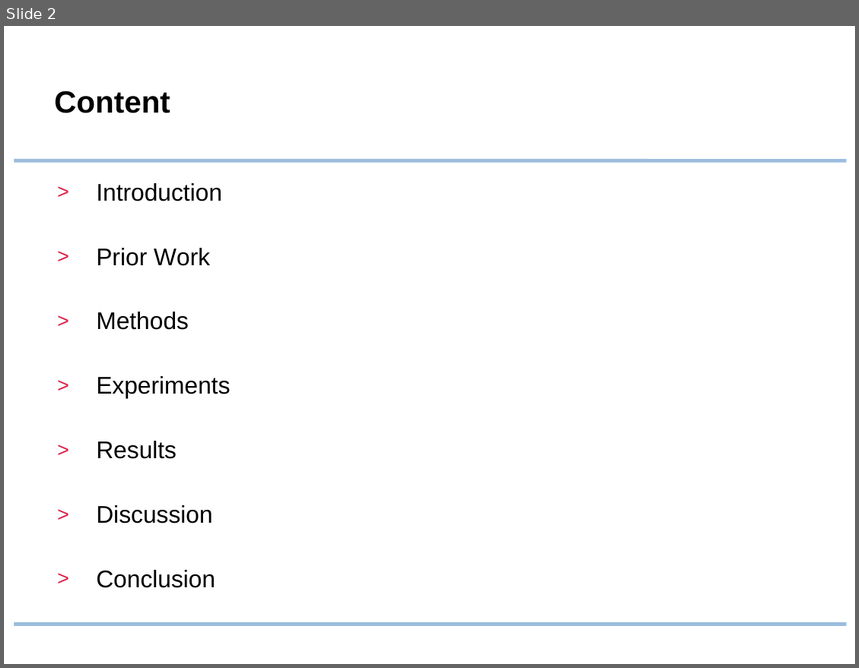
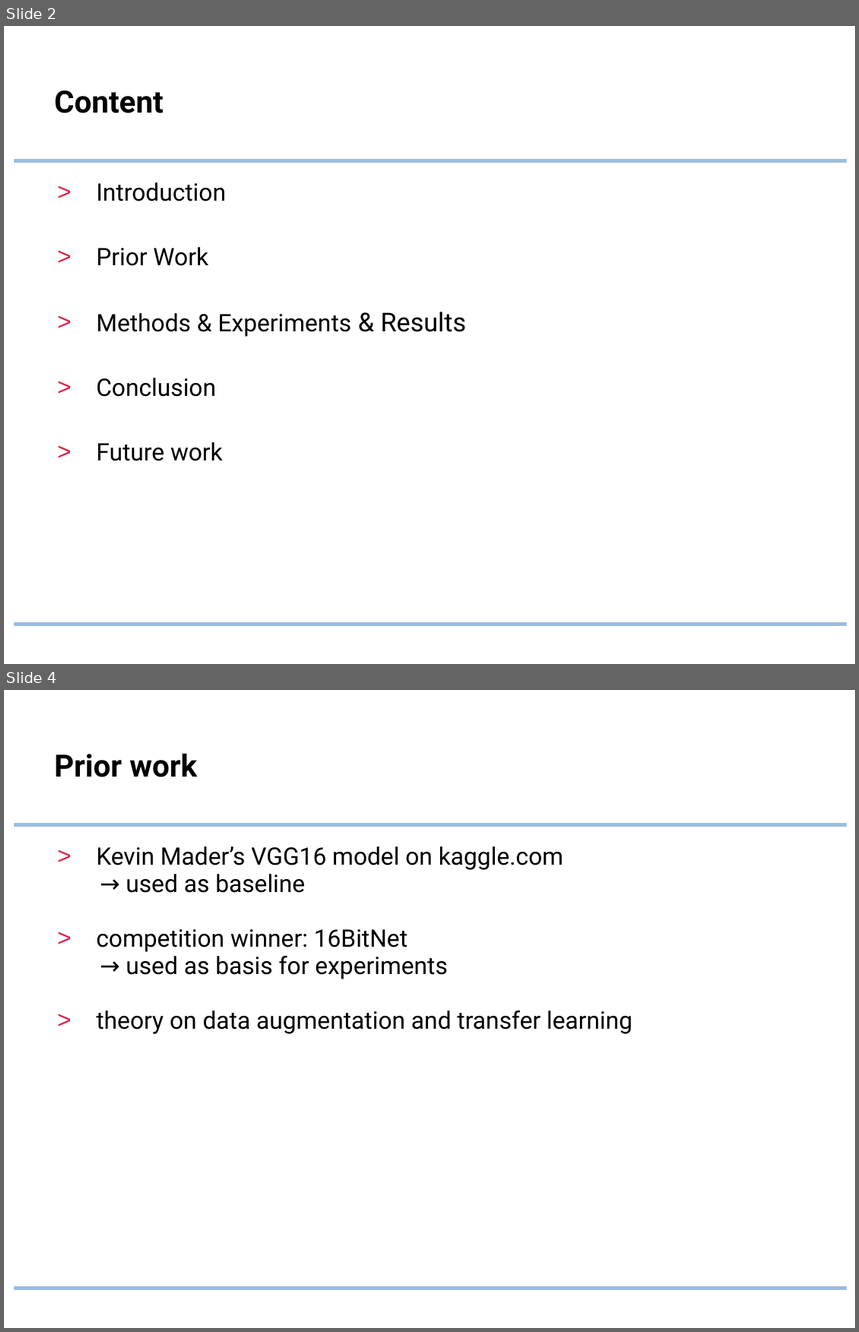
Before and after one commit to lukaszbinden/pediatric-bone-age-prediction, a slide deck: Presentation.pptx. Shown one above the other, each under a label of ours: slide 2 before the commit, slides 2 and 4 after it; the slides between them are not shown. The pictures are 859x668 and 859x1332 pixels, drawn with LibreOffice and Linux fonts; fonts in the diff are those of the drawing; background and template pictures are left out. Boxes give left, top, right and bottom in pixels: in the first picture for what was removed or moved away, otherwise in the second. Text is boxed around its words. In the diff, an @@ line names an element or a change of style, - is before the commit and + after.

```diff
--- a/Presentation.pptx
+++ b/Presentation.pptx
@@ slide 4 added at box(4, 690, 855, 1328), background #FFFFFF; not listed: 2 template elements that a slide beside it also shows @@
@@ title added at box(54, 753, 197, 777), 26 pt, text #000000, bold @@
+Prior work
@@ text added at box(96, 847, 633, 1034), 20.4 pt, text #000000 @@
+> Kevin Mader’s VGG16 model on kaggle.com
+→ used as baseline
+> competition winner: 16BitNet
+→ used as basis for experiments
+> theory on data augmentation and transfer learning
@@ slide 2 changed as well @@
@@ title "Content" at box(54, 91, 164, 113): font Arial to Roboto @@
@@ text at box(96, 183, 226, 397): font Arial to Roboto in "Introduction", "Prior Work", "Conclusion"; less space between paragraphs @@
@@ text at box(96, 312, 467, 337): text changed; font Arial to Roboto @@
-> Methods
-> Experiments
-> Results
-> Discussion
+> Methods & Experiments & Results
@@ text at box(96, 442, 223, 461): paragraph added @@
+> Future work
```
Also in this commit, not shown: 1 other slide changed, 19 other slides added, 8 slides removed.
